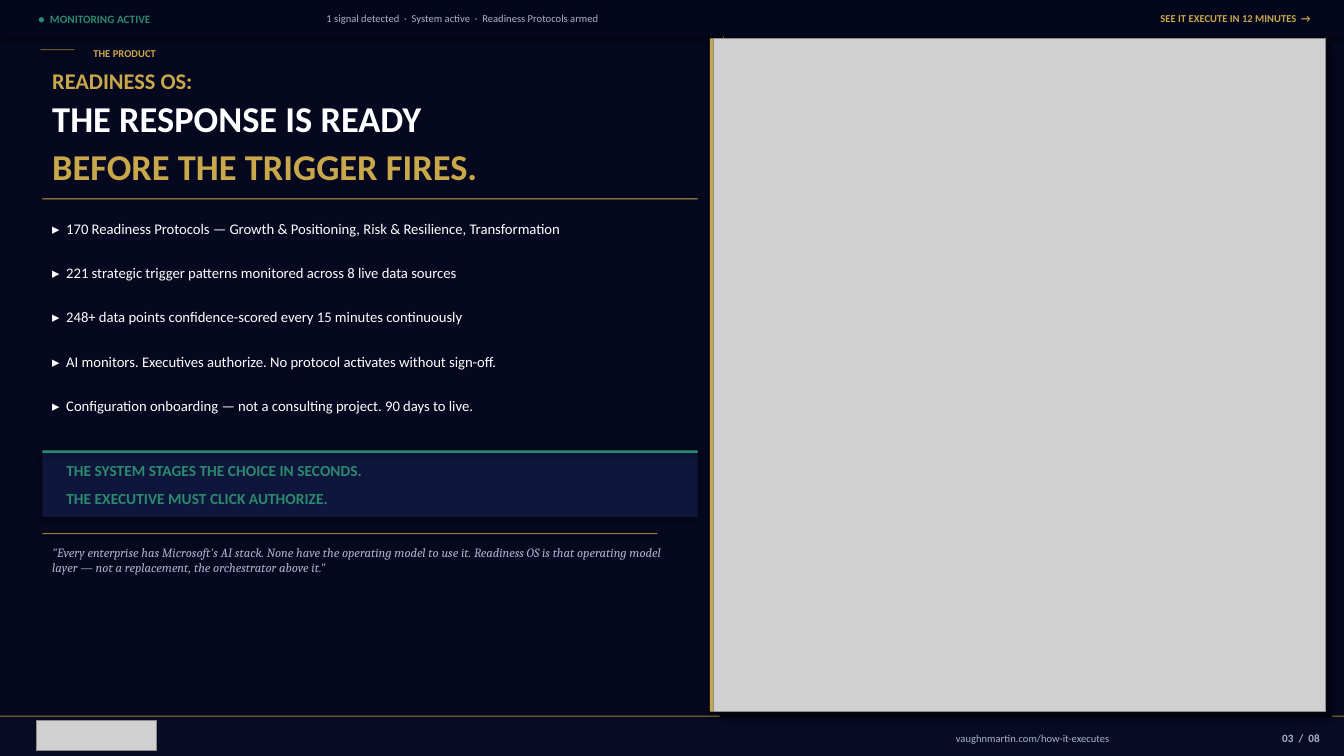
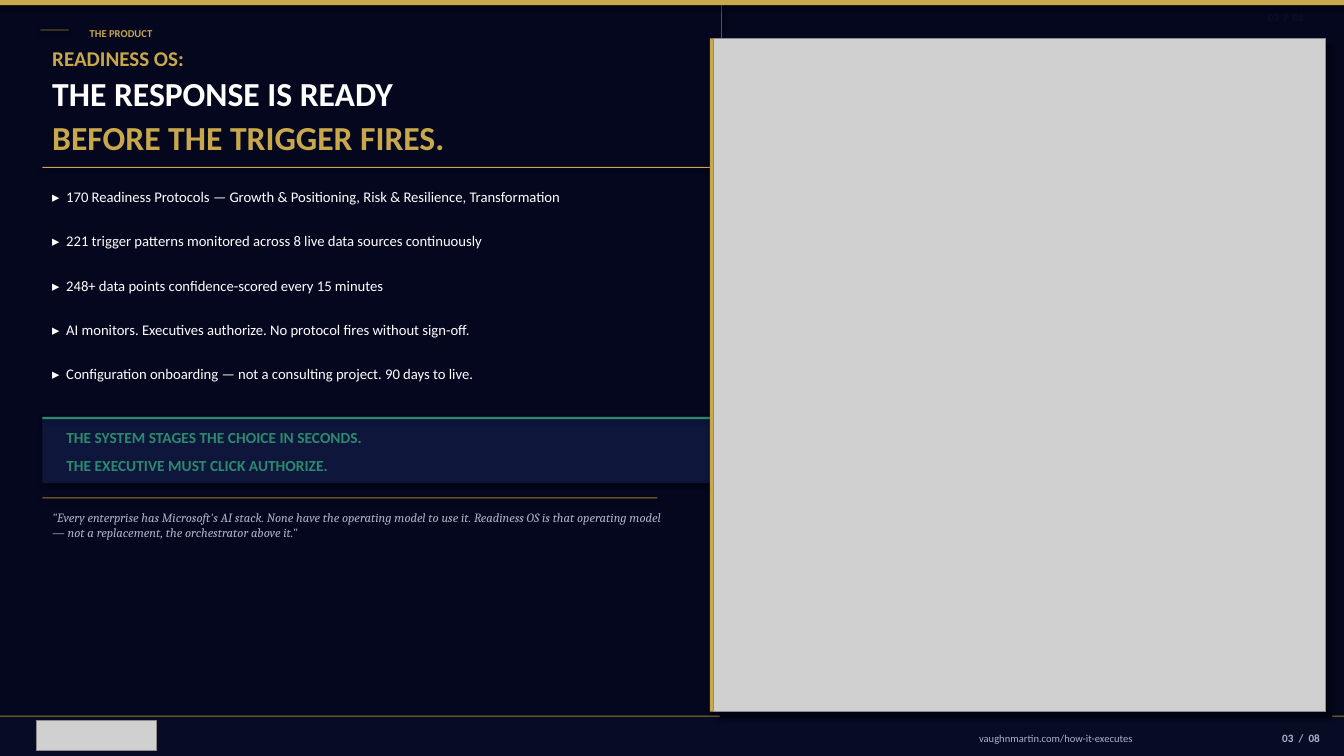
Before and after one commit to mbrunke18/CodePlatform1, a slide deck: slide 4 of attached_assets/VaughnMartin-Investor-Deck-v13-final.pptx. Drawn at 1344x756 pixels with LibreOffice and Linux fonts; fonts in the diff are those of the drawing; grey boxes stand for pictures; background and template pictures are left out. Boxes give left, top, right and bottom in pixels: in the first picture for what was removed or moved away, otherwise in the second. Text is boxed around its words. In the diff, an @@ line names an element or a change of style, - is before the commit and + after.

```diff
--- a/attached_assets/VaughnMartin-Investor-Deck-v13-final.pptx
+++ b/attached_assets/VaughnMartin-Investor-Deck-v13-final.pptx
@@ rectangle at [0, 0, 722, 756]: fill #05081E to #04071E @@
@@ rectangle: place and size @@
-rectangle at [0, 0, 1344, 36]
+rectangle at [0, 0, 1344, 5]
@@ rectangle at [0, 0, 1344, 5]: fill #04071C to #C9A84C @@
@@ text added at [0, 6, 1314, 24], 7.5 pt, text #0A0F2E, bold @@
+03 / 08
@@ rectangle: place and size @@
-rectangle at [40, 49, 75, 50]
+rectangle at [40, 29, 69, 30]
@@ text removed at [50, 15, 150, 23] @@
-● MONITORING ACTIVE
@@ text "THE PRODUCT": place and size @@
-text "THE PRODUCT" at [93, 50, 156, 57]
+text "THE PRODUCT" at [90, 30, 152, 37]
@@ text removed at [326, 14, 598, 24] @@
-1 signal detected · System active · Readiness Protocols armed
@@ text removed at [1160, 15, 1296, 22] @@
-SEE IT EXECUTE IN 12 MINUTES →
@@ text "READINESS OS:": place and size @@
-text "READINESS OS:" at [52, 74, 193, 89]
+text "READINESS OS:" at [52, 52, 184, 66]
@@ text "READINESS OS:" at [52, 52, 184, 66]: size 16 to 15 pt @@
@@ text "THE RESPONSE IS READY": place and size @@
-text "THE RESPONSE IS READY" at [52, 108, 422, 133]
+text "THE RESPONSE IS READY" at [52, 84, 393, 107]
@@ text "THE RESPONSE IS READY" at [52, 84, 393, 107]: size 26 to 24 pt @@
@@ text "BEFORE THE TRIGGER FIRES." at [52, 128, 444, 151]: size 26 to 24 pt @@
@@ text "BEFORE THE TRIGGER FIRES.": place and size @@
-text "BEFORE THE TRIGGER FIRES." at [52, 156, 477, 181]
+text "BEFORE THE TRIGGER FIRES." at [52, 128, 444, 151]
@@ rectangle: place and size @@
-rectangle at [42, 199, 698, 200]
+rectangle at [42, 167, 718, 168]
@@ text "▸ 170 Readiness Protocols — ...": place and size @@
-text "▸ 170 Readiness Protocols — ..." at [66, 223, 560, 237]
+text "▸ 170 Readiness Protocols — ..." at [66, 191, 560, 205]
@@ text at [66, 235, 482, 249]: text changed @@
-▸ 221 strategic trigger patterns monitored across 8 live data sources
+▸ 221 trigger patterns monitored across 8 live data sources continuously
@@ text at [66, 280, 383, 294]: text changed @@
-▸ 248+ data points confidence-scored every 15 minutes continuously
+▸ 248+ data points confidence-scored every 15 minutes
@@ text at [66, 324, 469, 338]: text changed @@
-▸ AI monitors. Executives authorize. No protocol activates without sign-off.
+▸ AI monitors. Executives authorize. No protocol fires without sign-off.
@@ text "▸ Configuration onboarding — not ...": place and size @@
-text "▸ Configuration onboarding — not ..." at [66, 400, 473, 414]
+text "▸ Configuration onboarding — not ..." at [66, 368, 473, 382]
@@ rectangle: place and size @@
-rectangle at [42, 451, 698, 517]
+rectangle at [42, 416, 718, 483]
@@ rectangle: place and size @@
-rectangle at [42, 451, 698, 453]
+rectangle at [42, 416, 718, 418]
@@ text "THE SYSTEM STAGES THE CHOICE ...": place and size @@
-text "THE SYSTEM STAGES THE CHOICE ..." at [66, 466, 361, 476]
+text "THE SYSTEM STAGES THE CHOICE ..." at [66, 433, 361, 443]
@@ text "THE EXECUTIVE MUST CLICK AUTHORIZE.": place and size @@
-text "THE EXECUTIVE MUST CLICK AUTHORIZE." at [66, 494, 328, 504]
+text "THE EXECUTIVE MUST CLICK AUTHORIZE." at [66, 461, 328, 471]
@@ rectangle: place and size @@
-rectangle at [42, 533, 657, 534]
+rectangle at [42, 497, 657, 498]
@@ text at [52, 513, 660, 540]: text changed @@
-"Every enterprise has Microsoft's AI stack. None have the operating model to use it. Readiness OS is that operating model layer — not a replacement, the orchestrator above it."
+"Every enterprise has Microsoft's AI stack. None have the operating model to use it. Readiness OS is that operating model — not a replacement, the orchestrator above it."
@@ text "vaughnmartin.com/how-it-executes": place and size @@
-text "vaughnmartin.com/how-it-executes" at [956, 735, 1109, 744]
+text "vaughnmartin.com/how-it-executes" at [979, 734, 1132, 744]
```
Also in this commit, not shown: 9 other slides changed, 5 other files.
